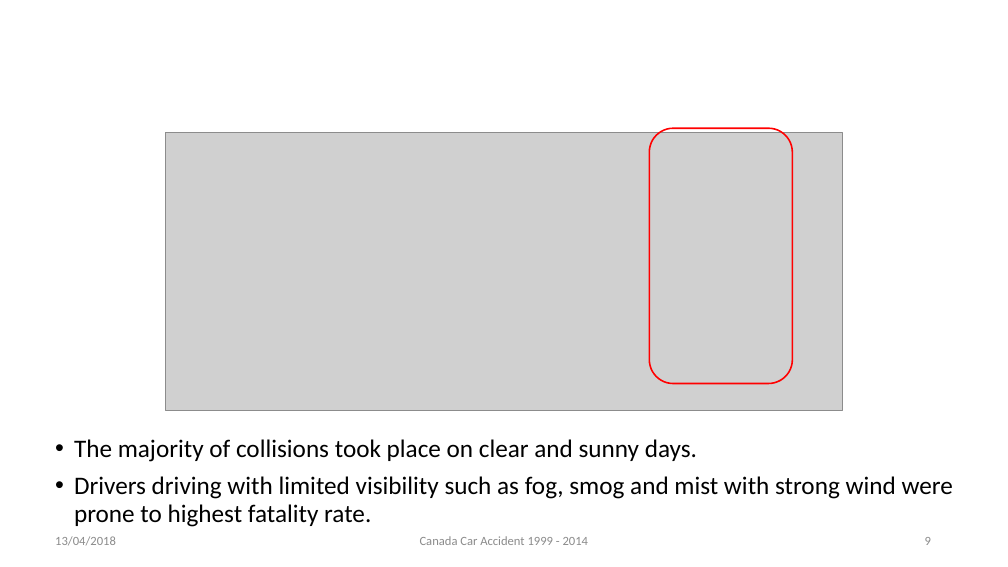
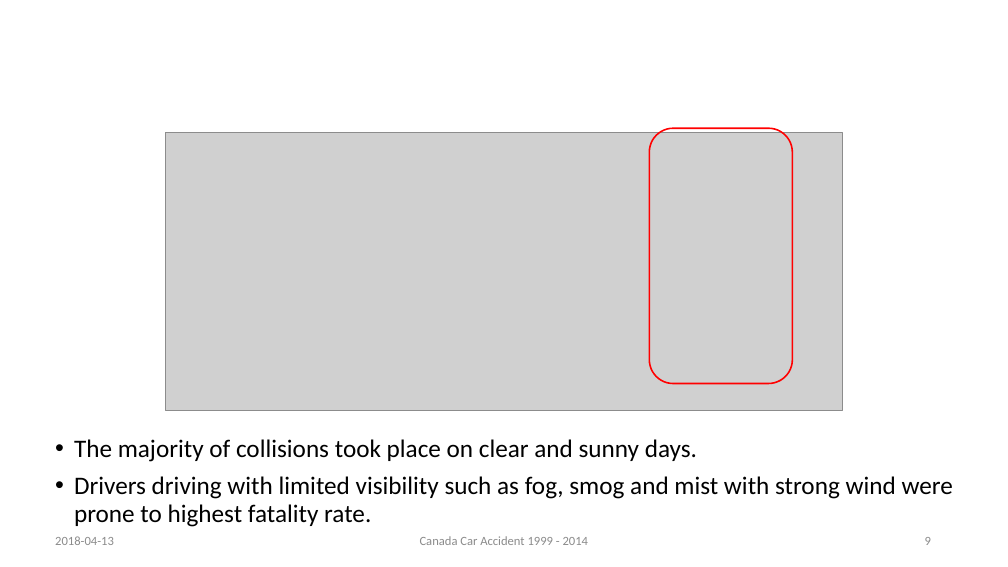
Before and after one commit to rynho/3250-G3, a slide deck: slide 9 of Deliverable/Presentation.pptx. Drawn at 1008x567 pixels with LibreOffice and Linux fonts; fonts in the diff are those of the drawing; grey boxes stand for pictures; background and template pictures are left out. Boxes give left, top, right and bottom in pixels: in the first picture for what was removed or moved away, otherwise in the second. Text is boxed around its words. In the diff, an @@ line names an element or a change of style, - is before the commit and + after.

```diff
--- a/Deliverable/Presentation.pptx
+++ b/Deliverable/Presentation.pptx
@@ text at (x1=55, y1=536, x2=114, y2=545): text changed @@
-13/04/2018
+2018-04-13
```
Also in this commit, not shown: 19 other slides changed.
